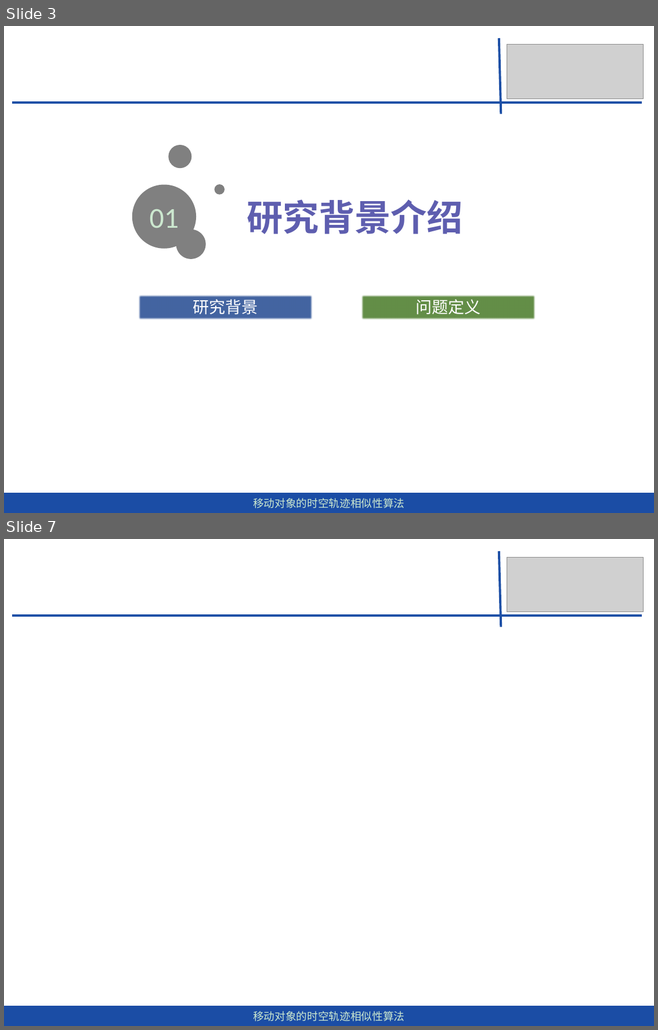
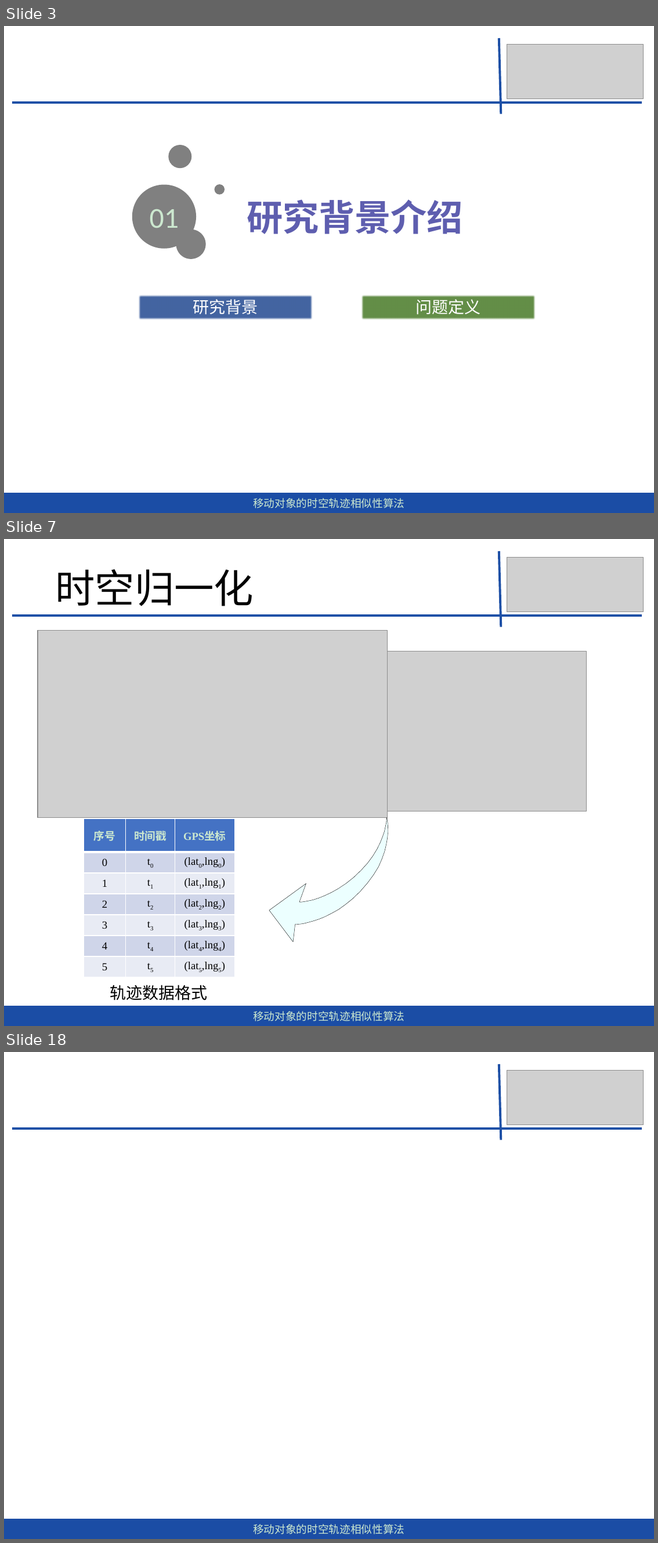
Before and after one commit to dingguangwei/biyelunwen, a slide deck: 答辩——毕设.pptx. Shown one above the other, each under a label of ours: slides 3 and 7 before the commit, slides 3, 7 and 18 after it; the slides between them are not shown. The pictures are 658x1030 and 658x1543 pixels, drawn with LibreOffice and Linux fonts; fonts in the diff are those of the drawing; grey boxes stand for pictures. Boxes give left, top, right and bottom in pixels: in the first picture for what was removed or moved away, otherwise in the second. Text is boxed around its words. In the diff, an @@ line names an element or a change of style, - is before the commit and + after.

```diff
--- a/答辩——毕设.pptx
+++ b/答辩——毕设.pptx
@@ slide 7 added at bbox=[4, 539, 654, 1026], background #CCE8CF @@
@@ line added from (498, 551) to (501, 627), #1E50A6 2.5 pt @@
@@ title added at bbox=[55, 569, 253, 606], 44 pt, text #000000 @@
+时空归一化
@@ picture added at bbox=[507, 558, 643, 613] @@
@@ line added from (12, 616) to (641, 616), #1E50A6 2.5 pt @@
@@ picture added at bbox=[38, 631, 387, 817] @@
@@ picture added at bbox=[387, 652, 586, 812] @@
@@ table added at bbox=[84, 819, 235, 977], 7 rows, 3 columns @@
+序号 | 时间戳 | GPS坐标
+0 | t0 | (lat0,lng0)
+1 | t1 | (lat1,lng1)
+2 | t2 | (lat2,lng2)
+3 | t3 | (lat3,lng3)
+4 | t4 | (lat4,lng4)
+5 | t5 | (lat5,lng5)
@@ freeform shape added at bbox=[253, 818, 416, 946], fill #CCFFFF at 36% opacity, outline #000000 0.25 pt @@
@@ text added at bbox=[110, 985, 207, 1001], 18 pt, text #000000 @@
+轨迹数据格式
@@ rectangle added at bbox=[4, 1006, 654, 1026], fill #1B4DA5, 12 pt, text #CCE8CF @@
+移动对象的时空轨迹相似性算法
@@ what was slide 7 is now slide 18 @@
```
Also in this commit, not shown: 6 slides changed, 7 other slides added, 1 slide removed, 3 other files.
